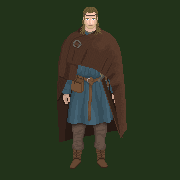
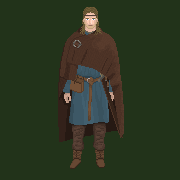
Before/after of a 180x180 layered artwork. What changed in the layer stack:
painted on "cloak copy #1" over box(57, 30, 127, 135)
painted on "baldric" over box(77, 31, 107, 99)
painted on "you" over box(61, 7, 120, 168)
